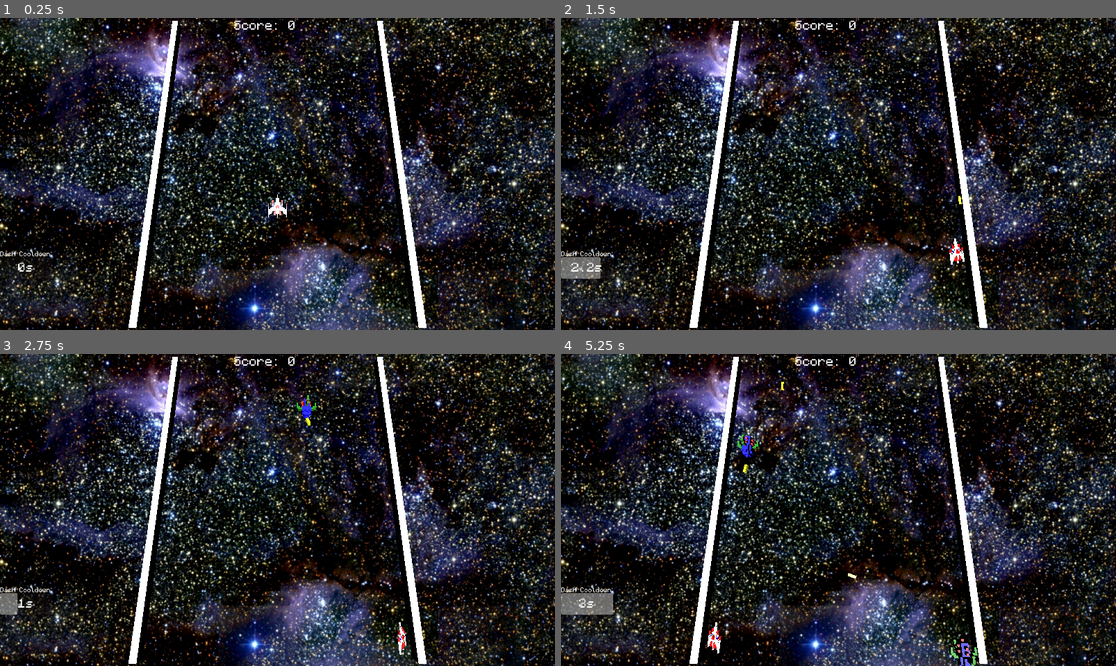
Above: before the commit, frames 1-4 (two rows, left to right).
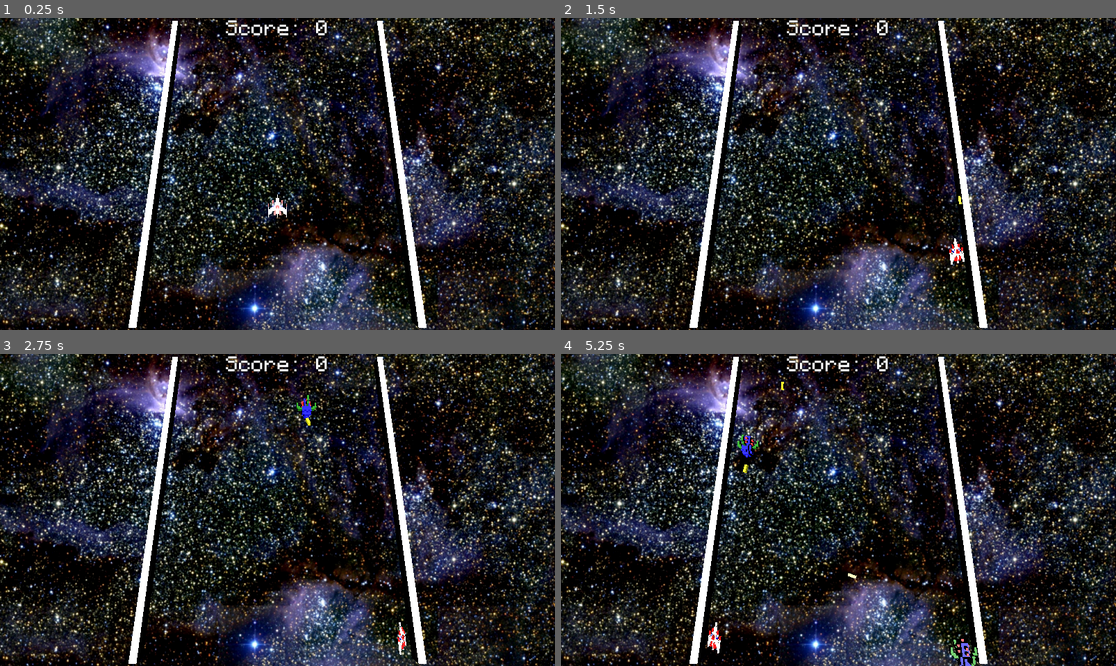
Above: after the commit, the same moments.

Repository: klayism/Galavious
Game: Godot game, scene res://Scenes/Main.tscn
Two runs of this game, one before a commit and one after it. Both use one fixed random seed, a clock stepped at 60 frames per second and the inputs below.
Inputs:
- Up to frame 1 (0.25 s): no input
- Up to frame 2 (1.5 s): tap Enter at 0.5 s; hold D (right) 0.53-1.28 s; tap Shift (dash) at 0.6 s; hold S (down) from 1.28 s (still down); tap Space (fire) at 1.35 s
- Up to frame 3 (2.75 s): release S (down) at 2.03 s; hold D (right) from 2.03 s (still down); tap Shift (dash) at 2.1 s
- Up to frame 4 (5.25 s): release D (right) at 2.78 s; hold W (up) 2.78-3.53 s; tap Space (fire) at 2.85, 4.35 s; hold A (left) 3.53-5.03 s; tap Shift (dash) at 3.6, 5.1 s; hold S (down) from 5.03 s (still down)

The runs differ from the first frame. In frame 1, 0.5% of the frame differs, in the area x 0-59%, y 0-84%; in frame 2, 1.0%; in frame 3, 0.7%; in frame 4, 1.1%.

Commit message:
Centered the score text

Diff:
--- a/project/Code/Main.gd
+++ b/project/Code/Main.gd
@@ -46,7 +46,7 @@
 		print($Player/Locator.global_position)
 	$UI/ProgressBar.value = ($Player/DashCooldown.time_left /  3)*100
 	$UI/Percentage.text = "[center]" + str(roundf(($Player/DashCooldown.time_left /  3)*30)/10) + "s"
-	$UI/ScoreBoard.text = "Score: " + str(GlobalVars.score)
+	$UI/ScoreBoard.text = "[center]Score: " + str(GlobalVars.score)
 
 func _on_mob_spawn_timeout(): # there has got to be a better way to do this
 	if GlobalVars.enemyCount == 5:
--- a/project/Scenes/Score.tscn
+++ b/project/Scenes/Score.tscn
@@ -69,16 +69,17 @@
 [node name="ScoreBoard" type="RichTextLabel" parent="."]
 layout_mode = 1
 anchors_preset = -1
-anchor_left = 0.288
-anchor_right = 0.676
-anchor_bottom = 0.076
-offset_left = 257.04
-offset_top = 4.0
-offset_right = -195.92
-offset_bottom = 3.92001
+anchor_right = 1.0
+offset_left = -1.0
+offset_right = 1.0
+offset_bottom = 41.0
+grow_horizontal = 2
+theme_override_colors/font_outline_color = Color(0, 0, 0, 1)
+theme_override_constants/outline_size = 4
 theme_override_fonts/normal_font = ExtResource("1_fu37o")
 theme_override_font_sizes/normal_font_size = 40
-text = "Score : 0"
+bbcode_enabled = true
+text = "[center]Score : 0"
 fit_content = true
 scroll_active = false
 shortcut_keys_enabled = false
--- a/project/Scenes/UI.gd
+++ b/project/Scenes/UI.gd
@@ -1,4 +1,11 @@
 extends Control
+
+func _ready():
+	pass
+
+
+
+
 
 func _on_restart_pressed():
 	GlobalVars.restart_pressed.emit()
--- a/project/project.godot
+++ b/project/project.godot
@@ -19,11 +19,6 @@
 [autoload]
 
 GlobalVars="*res://Code/GlobalVars.gd"
-
-[display]
-
-window/size/viewport_width=1920
-window/size/viewport_height=1080
 
 [input]
 
Not shown, changed: Build/Web/index.html
Not shown, changed: Build/Web/index.pck
